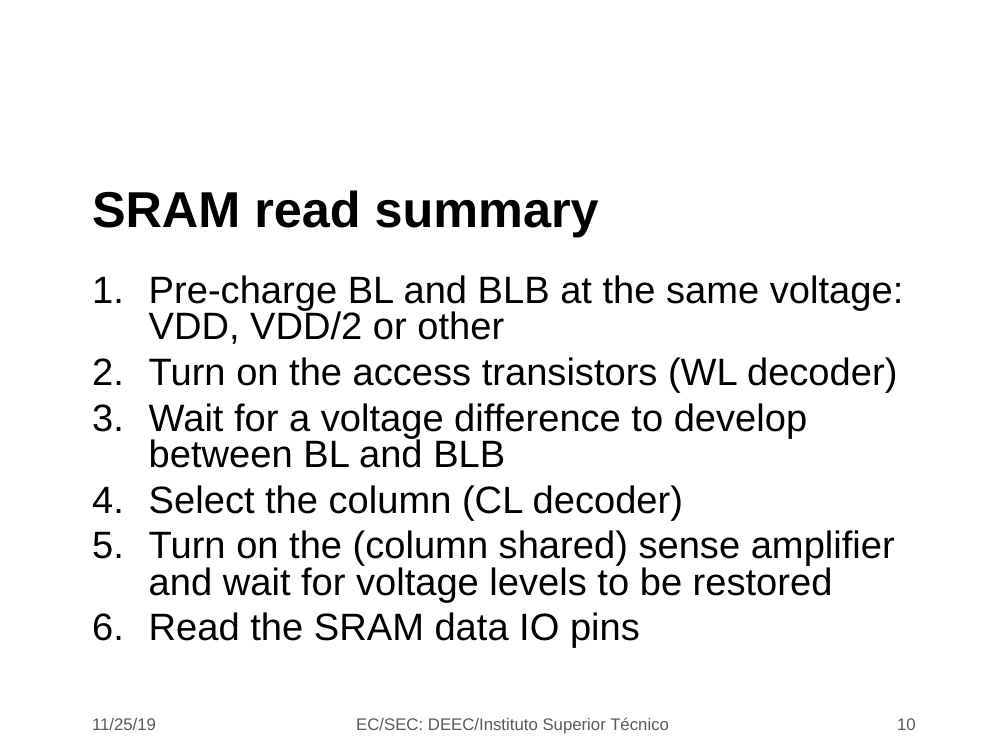
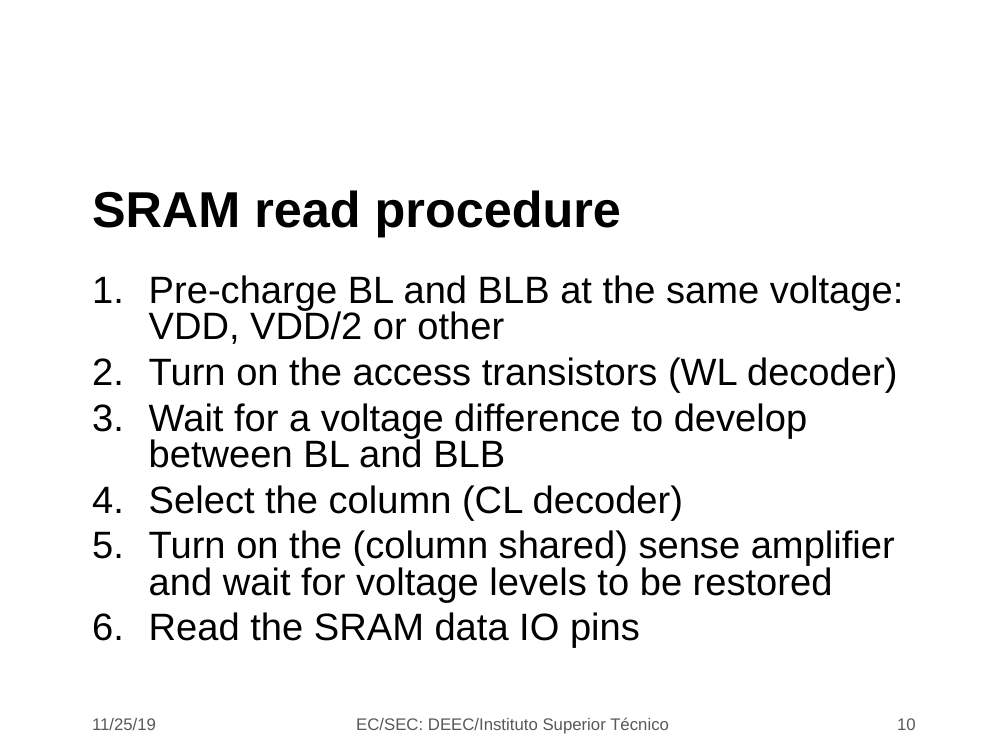
Before and after one commit to jjts/ist-sec, a slide deck: slide 10 of lectures/l19_sram/l19.odp. Drawn at 1008x756 pixels with LibreOffice and Linux fonts; fonts in the diff are those of the drawing; background and template pictures are left out. Boxes give left, top, right and bottom in pixels: in the first picture for what was removed or moved away, otherwise in the second. Text is boxed around its words. In the diff, an @@ line names an element or a change of style, - is before the commit and + after.

```diff
--- a/lectures/l19_sram/l19.odp
+++ b/lectures/l19_sram/l19.odp
@@ title at bbox=[92, 190, 621, 237]: text changed @@
-SRAM read summary
+SRAM read procedure
```
Also in this commit, not shown: 4 other slides changed, 1 other file.
